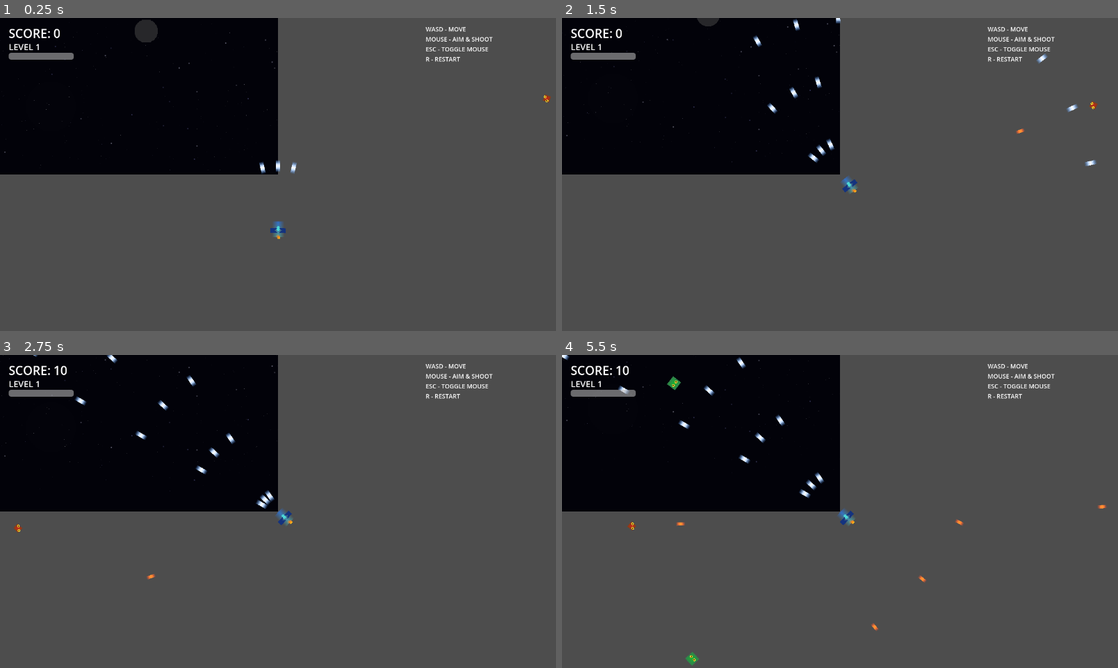
Above: before the commit, frames 1-4 (two rows, left to right).
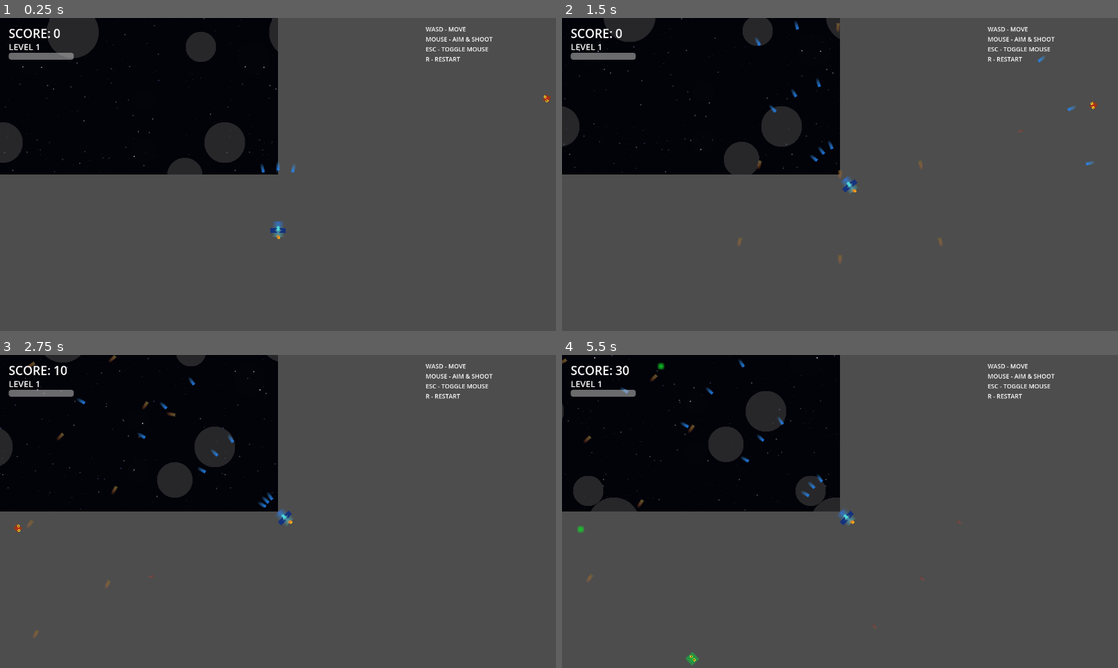
Above: after the commit, the same moments.

Repository: July-X/godot-game-one
Game: Godot game, scene res://scenes/main.tscn
Two runs of this game, one before a commit and one after it. Both use one fixed random seed, a clock stepped at 60 frames per second and the inputs below.
Inputs (mouse positions are in pixels of both pictures, inside the frame that each line leads up to):
- Up to frame 1 (0.25 s): no input
- Up to frame 2 (1.5 s): tap Enter at 0.5 s; move the mouse to (962, 158) at 0.52 s; tap R at 0.6, 1.35 s; click (962, 158) at 0.67 s; move the mouse to (812, 174) at 1.27 s; click (812, 174) at 1.42 s
- Up to frame 3 (2.75 s): move the mouse to (289, 505) at 2.02 s; tap R at 2.1 s; click (289, 505) at 2.17 s
- Up to frame 4 (5.5 s): move the mouse to (834, 517) at 2.77 s; tap R every 0.75 s from 2.85 to 5.1 s; click (834, 517) at 2.92 s; move the mouse to (878, 514) at 3.52 s; click (878, 514) at 3.67 s; move the mouse to (795, 508) at 4.27 s; click (795, 508) at 4.42 s; move the mouse to (845, 511) at 5.02 s; click (845, 511) at 5.17 s

The runs differ from the first frame. In frame 1, 3.3% of the frame differs, in the area x 0-54%, y 0-50%; in frame 2, 3.2%; in frame 3, 2.3%; in frame 4, 3.2%.

Commit message:
feat: 星空背景平铺+子弹边缘反弹一次+怪物掉落率差异化

Diff:
--- a/scripts/bullet.gd
+++ b/scripts/bullet.gd
@@ -4,15 +4,12 @@
 var _speed: float = 600.0
 var _damage: int = 1
 var _is_player_bullet: bool = true
-var _lifetime: float = 3.0
-
-@onready var _sprite: Sprite2D = $Sprite2D
+var _lifetime: float = 4.0
+var _has_bounced: bool = false
 
 func _ready() -> void:
 	connect("body_entered", _on_body_entered)
 	connect("area_entered", _on_area_entered)
-	## 生成子弹精灵
-	_sprite.texture = SpriteFactory.create_bullet_sprite(true)
 
 func setup(pos: Vector2, angle: float, damage: int, is_player: bool) -> void:
 	global_position = pos
@@ -20,18 +17,55 @@
 	rotation = angle + PI * 0.5
 	_damage = damage
 	_is_player_bullet = is_player
-	if _sprite:
-		_sprite.texture = SpriteFactory.create_bullet_sprite(is_player)
-		var scale_val: float = 1.0 + min(damage * 0.2, 1.5)
-		_sprite.scale = Vector2(scale_val, scale_val)
+	_has_bounced = false
+	if _is_player_bullet:
+		$Sprite2D.modulate = Color(0.3, 0.7, 1.0, 1.0)
+		$Sprite2D.scale = Vector2(0.8, 0.8) + Vector2.ONE * min(damage * 0.15, 1.0)
+	else:
+		$Sprite2D.modulate = Color(1.0, 0.3, 0.2, 0.9)
+		$Sprite2D.scale = Vector2(0.6, 0.6)
 
 func _physics_process(delta: float) -> void:
 	global_position += _direction * _speed * delta
 	_lifetime -= delta
+
+	## 屏幕边缘反弹一次
+	if not _has_bounced:
+		var screen := get_viewport_rect().size
+		var margin: float = 10.0
+		var bounced: bool = false
+		if global_position.x < margin:
+			global_position.x = margin
+			_direction.x = abs(_direction.x)
+			bounced = true
+		elif global_position.x > screen.x - margin:
+			global_position.x = screen.x - margin
+			_direction.x = -abs(_direction.x)
+			bounced = true
+		if global_position.y < margin:
+			global_position.y = margin
+			_direction.y = abs(_direction.y)
+			bounced = true
+		elif global_position.y > screen.y - margin:
+			global_position.y = screen.y - margin
+			_direction.y = -abs(_direction.y)
+			bounced = true
+		if bounced:
+			_has_bounced = true
+			## 反弹后加速 + 变色
+			_speed *= 1.3
+			rotation = _direction.angle() + PI * 0.5
+			if _is_player_bullet:
+				$Sprite2D.modulate = Color(1.0, 0.5, 0.2, 1.0)
+			else:
+				$Sprite2D.modulate = Color(1.0, 1.0, 0.3, 1.0)
+	else:
+		## 反弹后出屏即销毁
+		var screen2 := get_viewport_rect().size
+		if global_position.x < -20 or global_position.x > screen2.x + 20 or global_position.y < -20 or global_position.y > screen2.y + 20:
+			queue_free()
+
 	if _lifetime <= 0:
-		queue_free()
-	var screen := get_viewport_rect().size
-	if global_position.x < -50 or global_position.x > screen.x + 50 or global_position.y < -50 or global_position.y > screen.y + 50:
 		queue_free()
 
 func _on_body_entered(body: Node2D) -> void:
--- a/scripts/enemy.gd
+++ b/scripts/enemy.gd
@@ -6,6 +6,7 @@
 @export var health: int = 2
 @export var move_speed: float = 60.0
 @export var shoot_cooldown: float = 2.0
+@export var drop_chance: float = 0.20
 
 var _shoot_timer: float = 0.0
 var _target: Node2D = null
@@ -142,7 +143,7 @@
 	SFX.play_enemy_death()
 
 func _try_spawn_powerup() -> void:
-	if randf() < 0.15 + enemy_type * 0.05:
+	if randf() < drop_chance:
 		var pu = _powerup_scene.instantiate()
 		get_tree().current_scene.add_child(pu)
 		pu.global_position = global_position
--- a/scripts/main.gd
+++ b/scripts/main.gd
@@ -22,12 +22,20 @@
 	GameState.level_changed.connect(_on_level_up)
 
 func _create_starfield() -> void:
-	## 双层视差星空
+	## 双层视差星空 — 使用 region_rect 实现平铺
 	if _bg:
-		_bg.texture = SpriteFactory.create_star_field(1280, 720, 400)
+		var tex := SpriteFactory.create_star_field(512, 512, 200)
+		_bg.texture = tex
+		_bg.region_enabled = true
+		_bg.region_rect = Rect2(0, 0, 1280, 720)
+		_bg.texture_repeat = CanvasItem.TEXTURE_REPEAT_ENABLED
 		_bg.position = Vector2(0, 0)
 	if _bg2:
-		_bg2.texture = SpriteFactory.create_star_field(1280, 720, 200)
+		var tex2 := SpriteFactory.create_star_field(512, 512, 100)
+		_bg2.texture = tex2
+		_bg2.region_enabled = true
+		_bg2.region_rect = Rect2(0, 0, 1280, 720)
+		_bg2.texture_repeat = CanvasItem.TEXTURE_REPEAT_ENABLED
 		_bg2.position = Vector2(0, 0)
 		_bg2.modulate = Color(0.6, 0.6, 0.8, 0.5)
 
@@ -48,9 +56,9 @@
 	## 星空滚动
 	_bg_scroll += delta * 30.0
 	if _bg:
-		_bg.region_rect.position.y = fmod(_bg_scroll, 720.0)
+		_bg.region_rect.position = Vector2(fmod(_bg_scroll * 0.3, 512.0), fmod(_bg_scroll, 512.0))
 	if _bg2:
-		_bg2.region_rect.position.y = fmod(_bg_scroll * 0.5, 720.0)
+		_bg2.region_rect.position = Vector2(fmod(_bg_scroll * 0.15, 512.0), fmod(_bg_scroll * 0.5, 512.0))
 
 	## 敌人生成
 	_enemy_spawn_timer -= delta
@@ -66,7 +74,6 @@
 
 func _spawn_enemy() -> void:
 	var enemy = _enemy_scene.instantiate()
-	## 随机屏幕边缘
 	var side := randi() % 4
 	var pos := Vector2.ZERO
 	var screen := get_viewport_rect().size
@@ -76,12 +83,13 @@
 		2: pos = Vector2(-30, randf_range(0, screen.y))
 		3: pos = Vector2(screen.x + 30, randf_range(0, screen.y))
 	enemy.position = pos
-	## 随机敌人类型
 	var enemy_type: int = randi() % 3
 	enemy.enemy_type = enemy_type
 	enemy.health = 1 + GameState.level / 2 + enemy_type
 	enemy.move_speed = 40.0 + GameState.level * 6.0 + enemy_type * 10.0
 	enemy.shoot_cooldown = max(2.0 - GameState.level * 0.12, 0.6)
+	## 不同怪物不同掉落率：type0=20%, type1=30%, type2=45%
+	enemy.drop_chance = 0.20 + enemy_type * 0.12
 	if _player and is_instance_valid(_player):
 		enemy.set_target(_player)
 	enemy.enemy_died.connect(_on_enemy_died)
